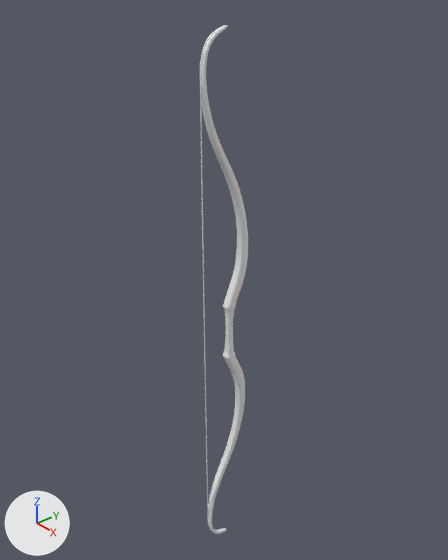
The Blender file Assets/Bows/BasicRecurve.blend, before and after one commit.
One viewpoint serves both versions: a 50 mm camera at (1.126, -0.997, 0.977) aimed at (-0.056, 0.028, 0.133). Lighting does not change. The marker at lower left points along +X, +Y and +Z.

The first picture shows 'Bow', 'String'.
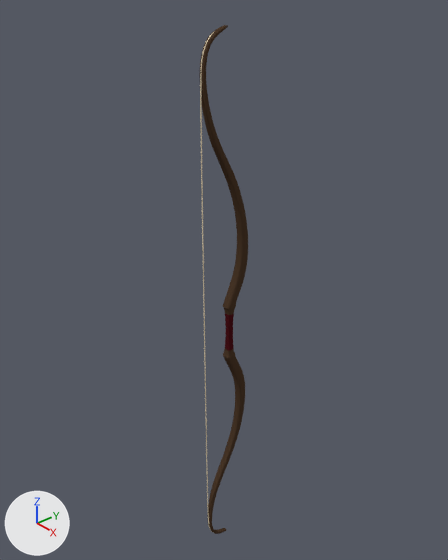
The edits, one by one:
Material 'Grip' (mat_grip) is new.
Its base color is (0.0732, 0.00648, 0.0102) (dark red #4c131a).
Material 'Bow' (mat_bow) is new.
Its base color is (0.07, 0.0398, 0.0225) (brown #4b3829).
me_cube has 116 vertices, 90 faces and spans x 0.0..0.014, y -0.091..0.063, z 0.0..0.819.
me_cube is used by ob_bow; location (0.0, 0.0, 0.0).
me_cube part 1: all 58 faces centred in x 0.003..0.014, y -0.089..0.062, z 0.068..0.818 switch from no material to mat_bow (brown #4b3829).
me_cube part 2: all 32 faces centred in x 0.004..0.011, y -0.01..0.01, z 0.004..0.055 switch from no material to mat_grip (dark red #4c131a).

Changed parts and their boxes (x1, y1, x2, y2) in the pictures (448 x 560 px):
part 1 of me_cube, recoloured (grey to brown)
    both: (200, 25, 248, 534)
part 2 of me_cube, recoloured (grey to red)
    both: (225, 313, 234, 351)
